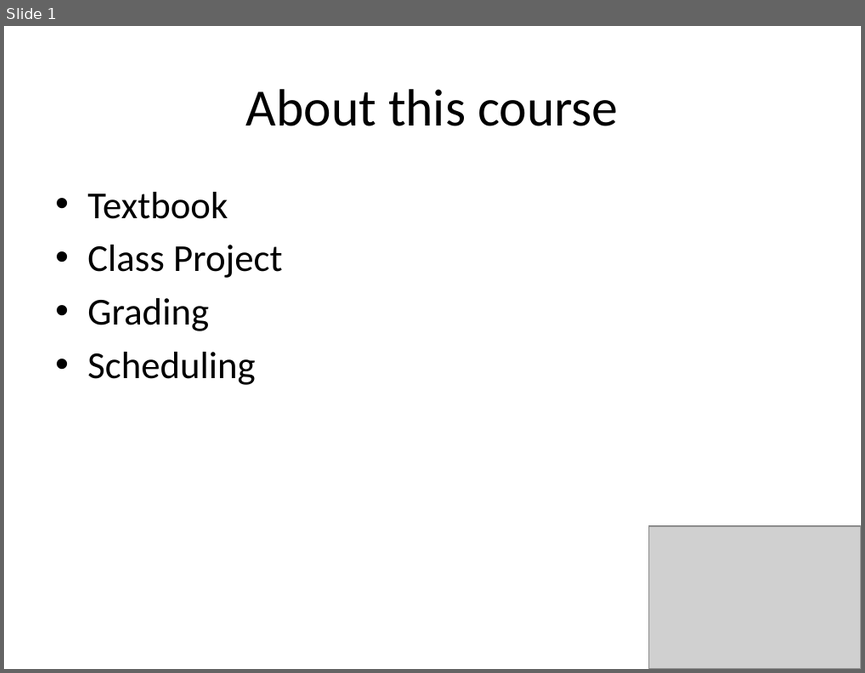
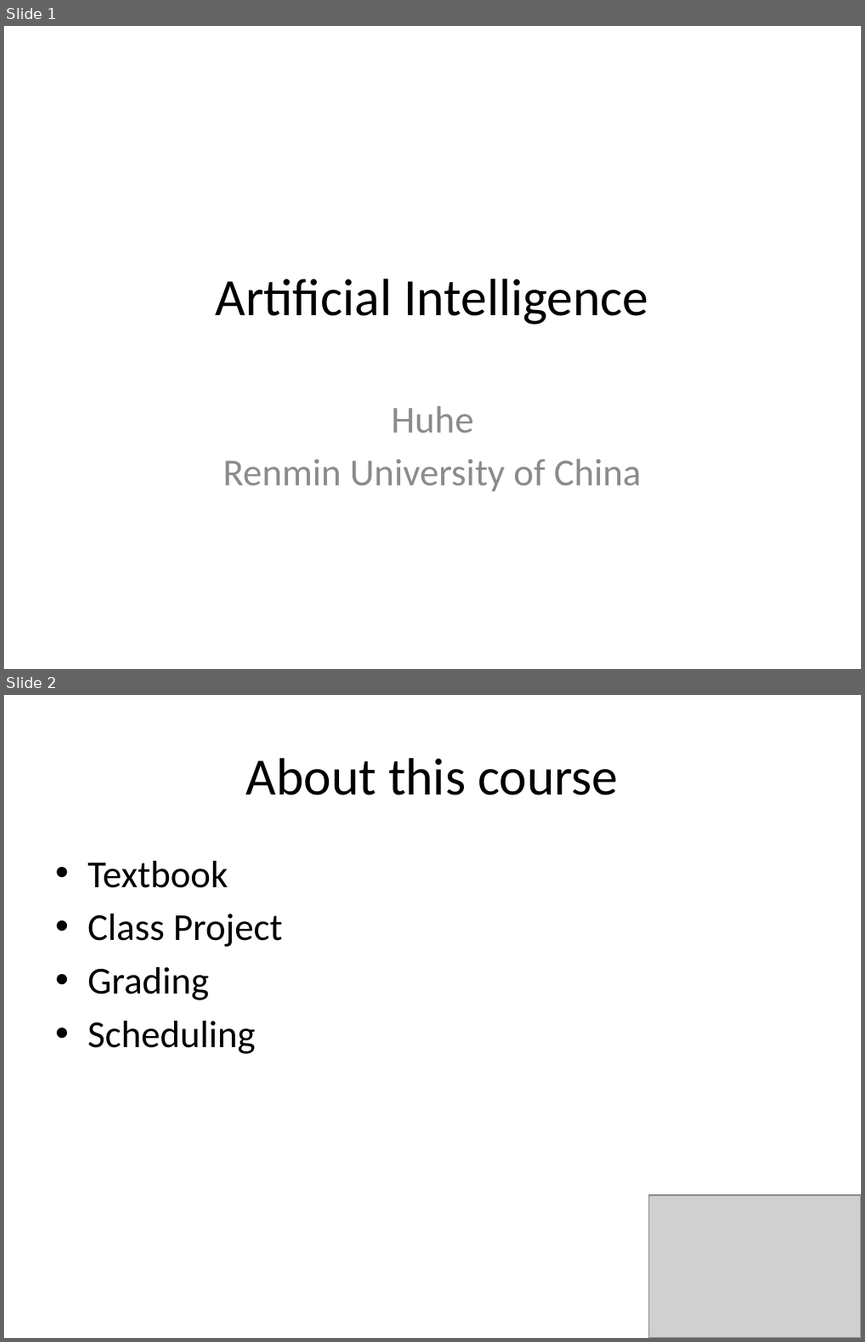
Before and after one commit to yuanpeiZ/aiclass, a slide deck: ppt/AI.pptx. Shown one above the other, each under a label of ours: slide 1 before the commit, slides 1 and 2 after it. The pictures are 865x673 and 865x1342 pixels, drawn with LibreOffice and Linux fonts; fonts in the diff are those of the drawing; grey boxes stand for pictures. Boxes give left, top, right and bottom in pixels: in the first picture for what was removed or moved away, otherwise in the second. Text is boxed around its words. In the diff, an @@ line names an element or a change of style, - is before the commit and + after.

```diff
--- a/ppt/AI.pptx
+++ b/ppt/AI.pptx
@@ slide 1 added at box(4, 26, 861, 669), background #FFFFFF @@
@@ title added at box(216, 278, 648, 324), 44 pt, text #000000 @@
+Artificial Intelligence
@@ subtitle added at box(223, 406, 642, 491), 32 pt, text #8C8C8C @@
+Huhe
+Renmin University of China
@@ what was slide 1 is now slide 2 @@
```
Also in this commit, not shown: 1 slide changed, 1 other file.
